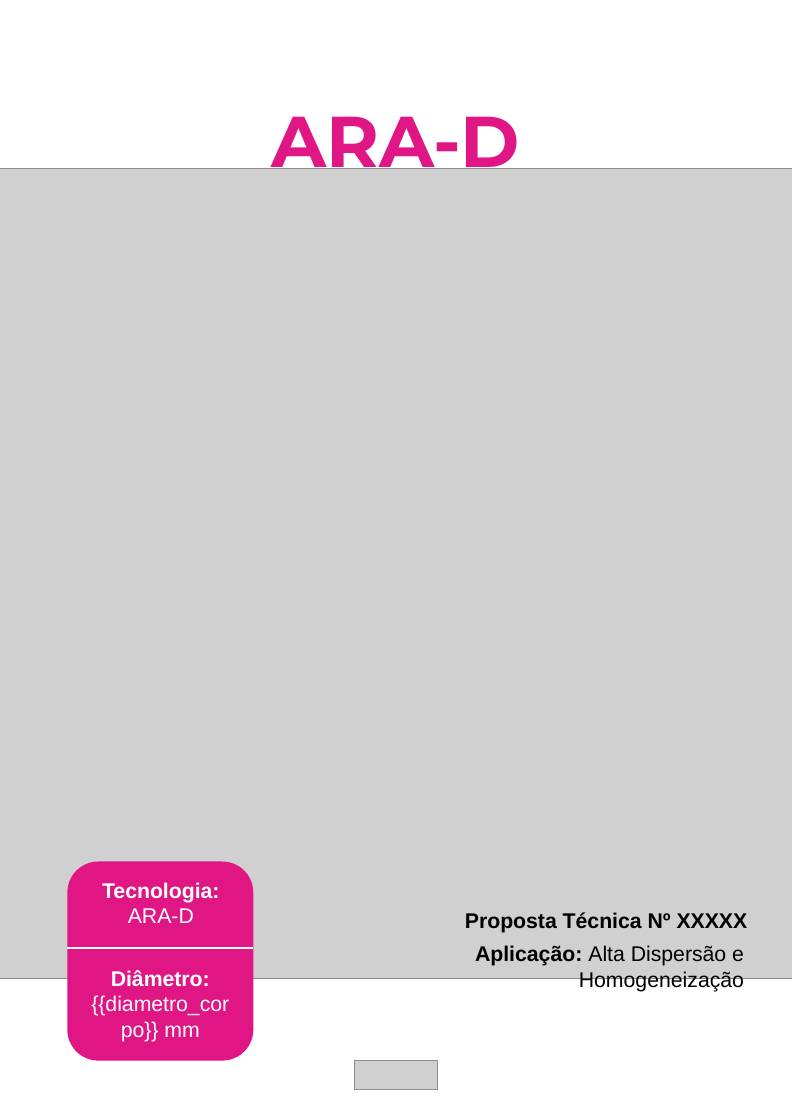
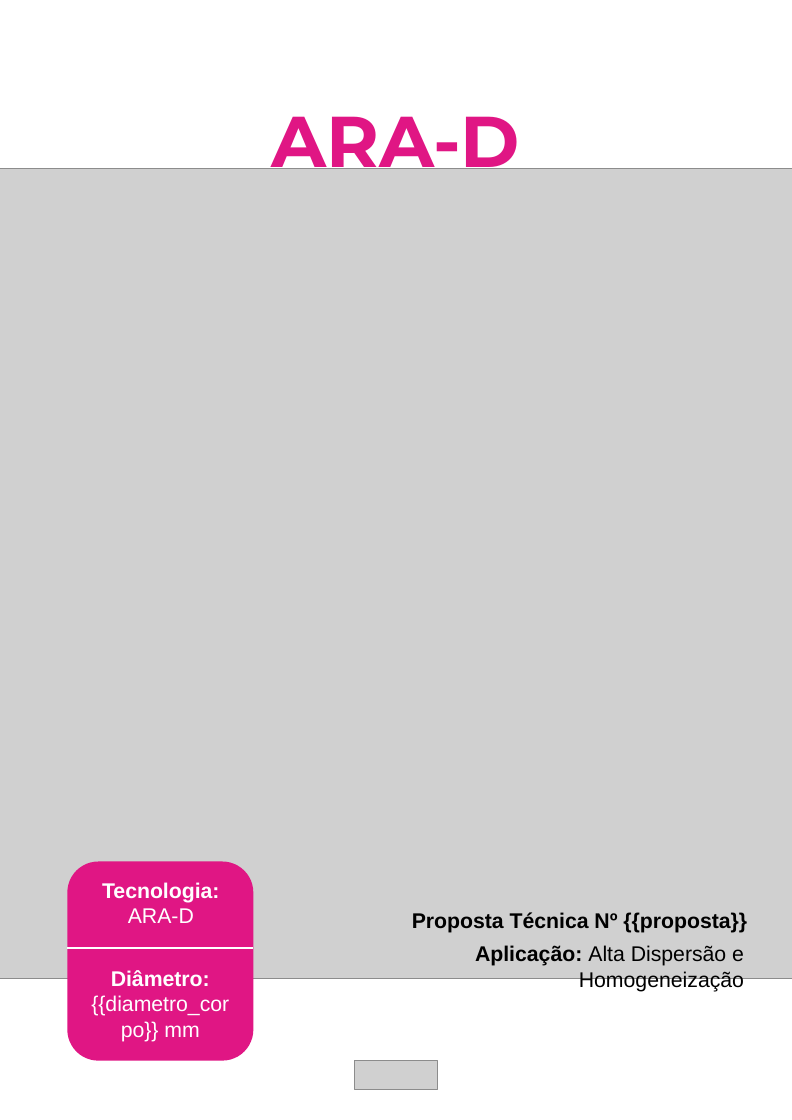
Before and after one commit to Gume123/Sistema-de-Geracao-de-Propostas-Tecnicas, a slide deck: slide 1 of templates/template_ARA-D.pptx. Drawn at 792x1120 pixels with LibreOffice and Linux fonts; fonts in the diff are those of the drawing; grey boxes stand for pictures; background and template pictures are left out. Boxes give left, top, right and bottom in pixels: in the first picture for what was removed or moved away, otherwise in the second. Text is boxed around its words. In the diff, an @@ line names an element or a change of style, - is before the commit and + after.

```diff
--- a/templates/template_ARA-D.pptx
+++ b/templates/template_ARA-D.pptx
@@ text at (412,912,747,933): text changed @@
-Proposta Técnica Nº XXXXX
+Proposta Técnica Nº {{proposta}}
```
Also in this commit, not shown: 1 other file.
